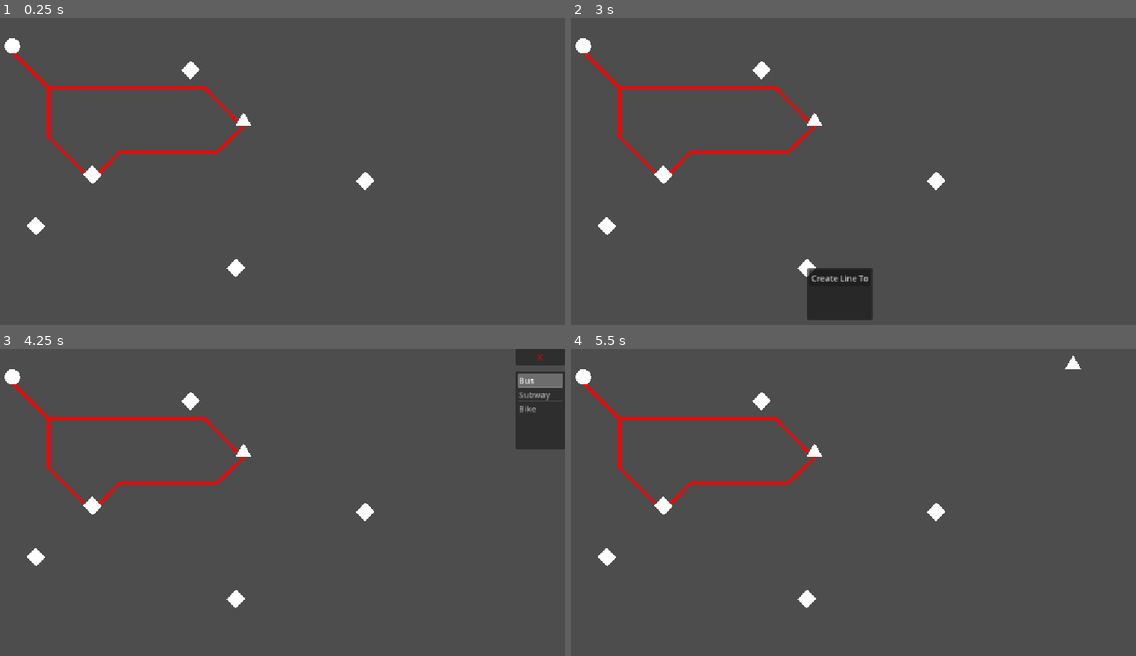
Above: before the commit, frames 1-4 (two rows, left to right).
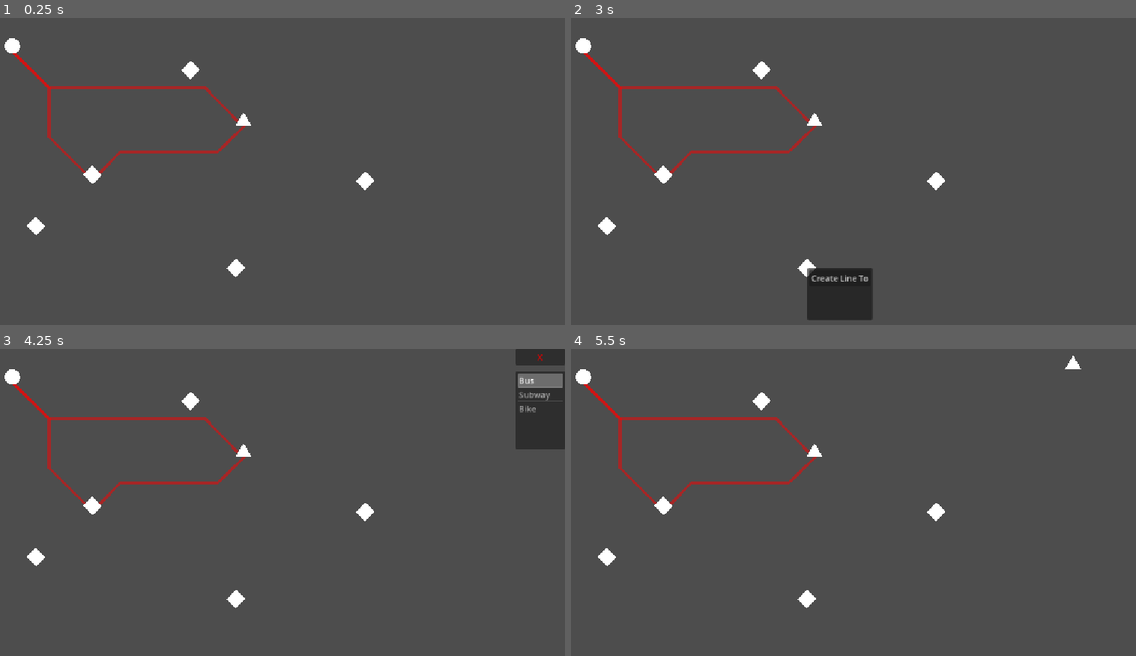
Above: after the commit, the same moments.

Repository: 9thAzure/CarbonCommuter
Game: Godot game, scene res://main/main.tscn
The game is run twice, just before and just after one commit, with the same random seed, the same clock (stepped at 60 frames per second) and the same inputs.
Inputs (mouse positions are in pixels of both pictures, inside the frame that each line leads up to):
- Up to frame 1 (0.25 s): no input
- Up to frame 2 (3 s): tap Enter at 0.5, 2 s; move the mouse to (966, 168) at 0.52 s; click (966, 168) at 0.67 s; tap Space at 1.25, 2.75 s; move the mouse to (717, 202) at 1.27 s; click (717, 202) at 1.42 s; move the mouse to (898, 113) at 2.02 s; click (898, 113) at 2.17 s; move the mouse to (808, 254) at 2.77 s; click (808, 254) at 2.92 s
- Up to frame 3 (4.25 s): click "Create Line To" at 3.5 s
- Up to frame 4 (5.5 s): click "X" at 4.25 s; tap Enter at 5 s; move the mouse to (1017, 566) at 5.02 s; click (1017, 566) at 5.17 s

The runs differ from the first frame. In frame 1, 0.9% of the frame differs, in the area x 2-44%, y 11-51%; in frame 2, 0.9%; in frame 3, 0.9%; in frame 4, 0.9%.

Commit message:
Alpha level for lines

Diff:
--- a/transport/line/line.gd
+++ b/transport/line/line.gd
@@ -17,6 +17,9 @@
 
 @export
 var line_color := Color.WHITE
+
+@export
+var line_alpha := 0.5
 
 var distance := -1.0
 
@@ -82,7 +85,7 @@
 
 	# Set color based on mode
 	line_color = props.color
-	#assert(distance > 0)
+	line_color.a = line_alpha
 
 	# Calculate construction cost (will be accurate after _draw calculates distance)
 	carbon_cost = distance * base_carbon_cost * props.cost_multiplier
